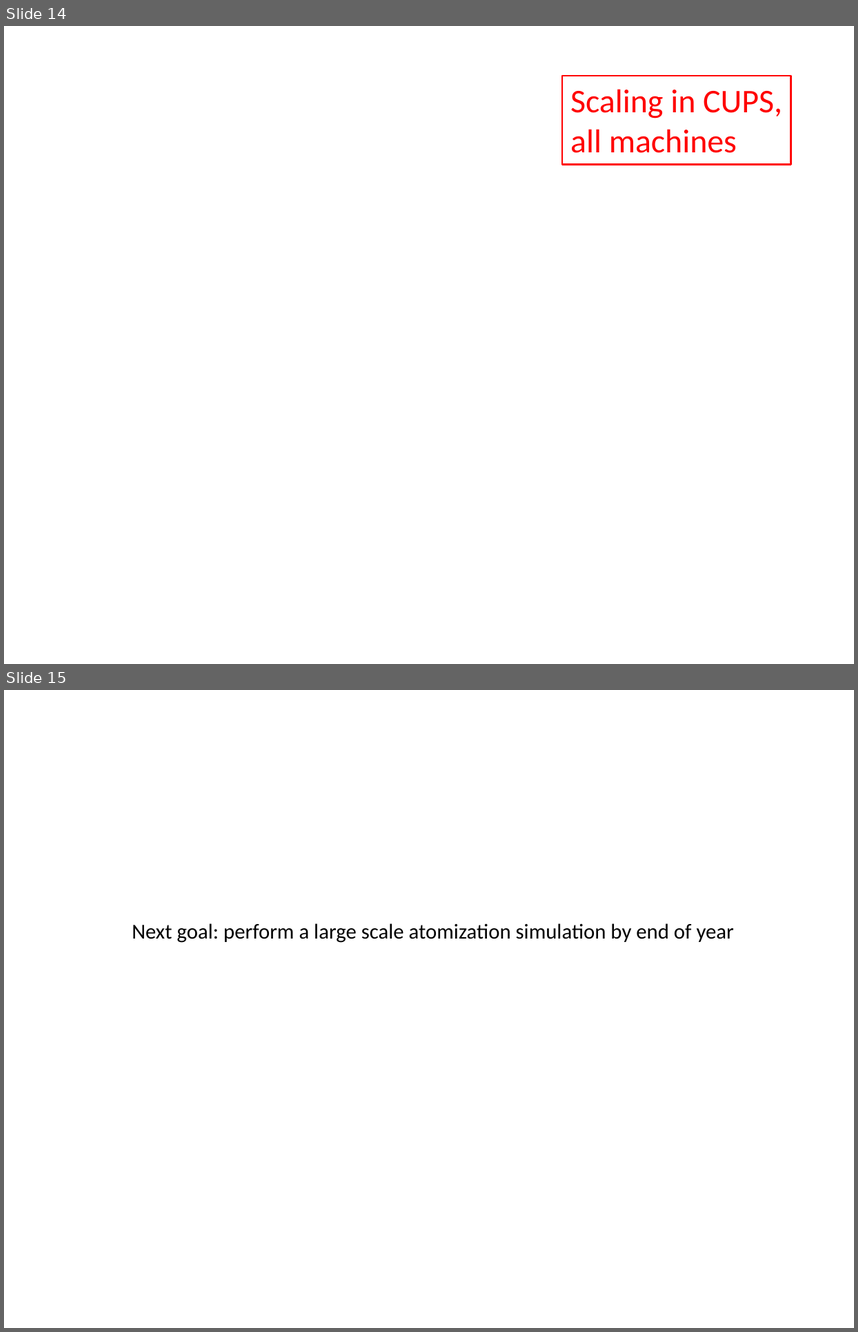
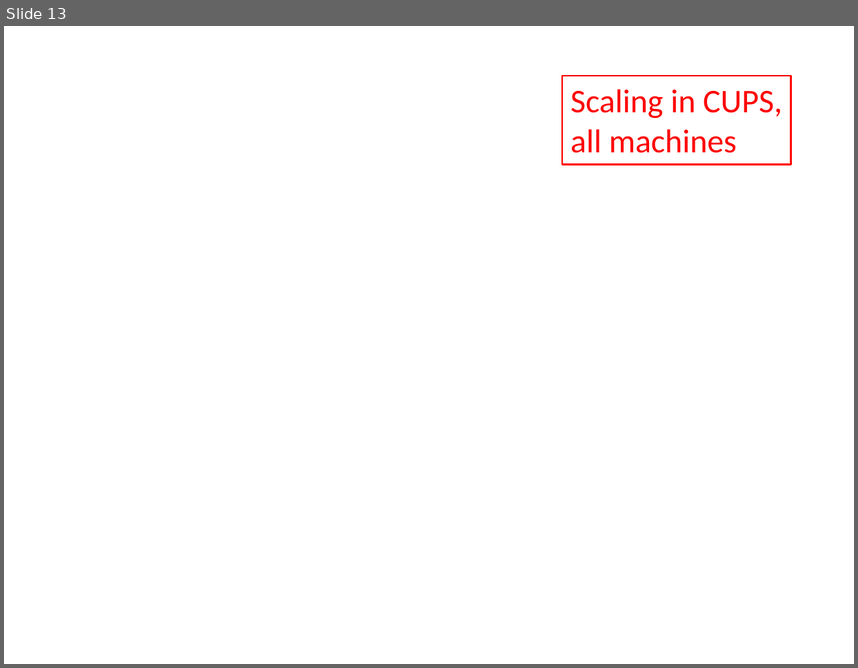
Before and after one commit to slitvinov/paris-git, a slide deck: Documentation/ParisSimulator.pptx. Shown one above the other, each under a label of ours: slides 14 and 15 before the commit, slide 13 after it. The pictures are 858x1332 and 858x668 pixels, drawn with LibreOffice and Linux fonts; fonts in the diff are those of the drawing; background and template pictures are left out. Boxes give left, top, right and bottom in pixels: in the first picture for what was removed or moved away, otherwise in the second. Text is boxed around its words. In the diff, an @@ line names an element or a change of style, - is before the commit and + after.

```diff
--- a/Documentation/ParisSimulator.pptx
+++ b/Documentation/ParisSimulator.pptx
@@ slide 15 removed at [4,690,854,1328], background #FFFFFF @@
@@ text removed at [132,923,734,943] @@
-Next goal: perform a large scale atomization simulation by end of year
@@ what was slide 14 is now slide 13 @@
```
Also in this commit, not shown: 8 slides changed, 1 other slide removed, 15 other files.
